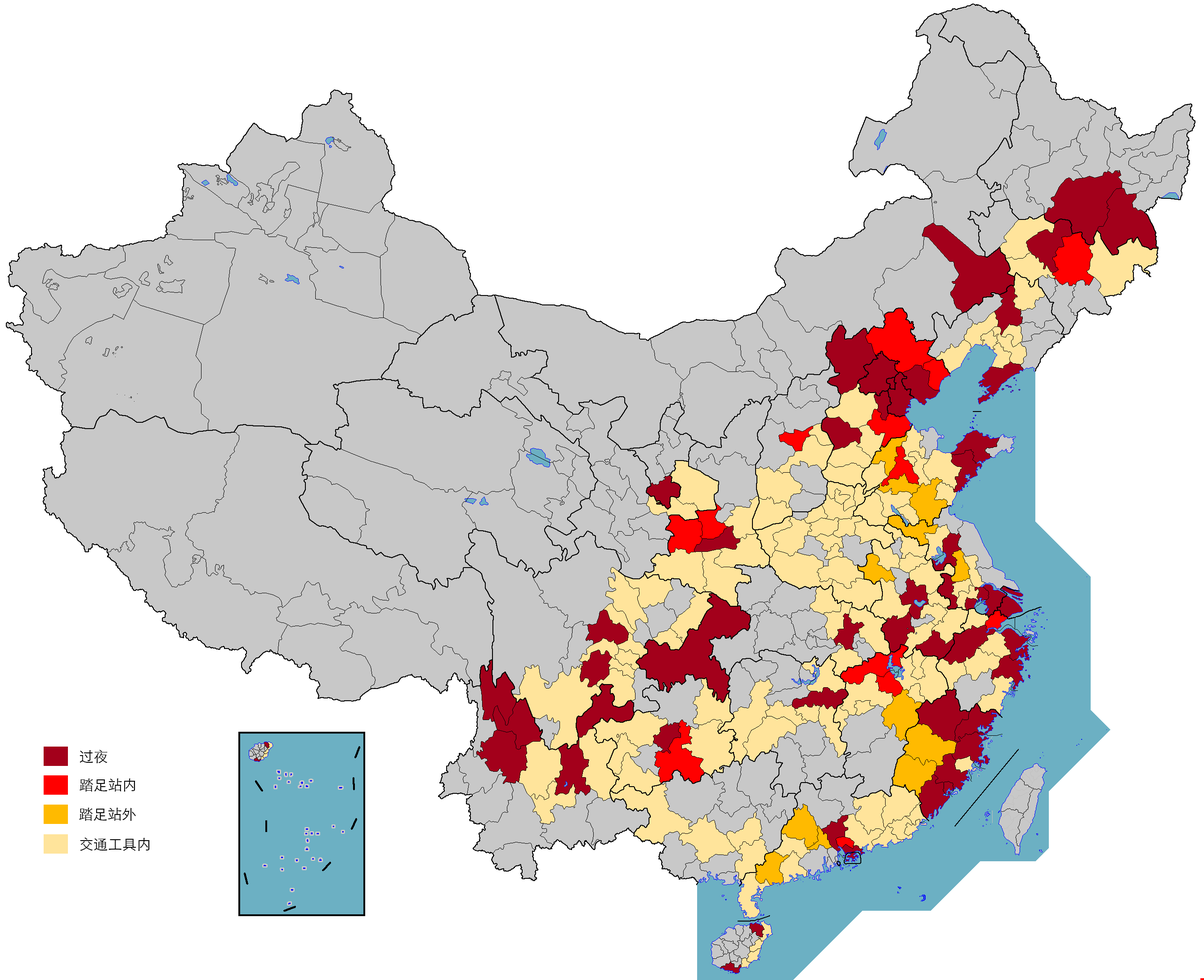
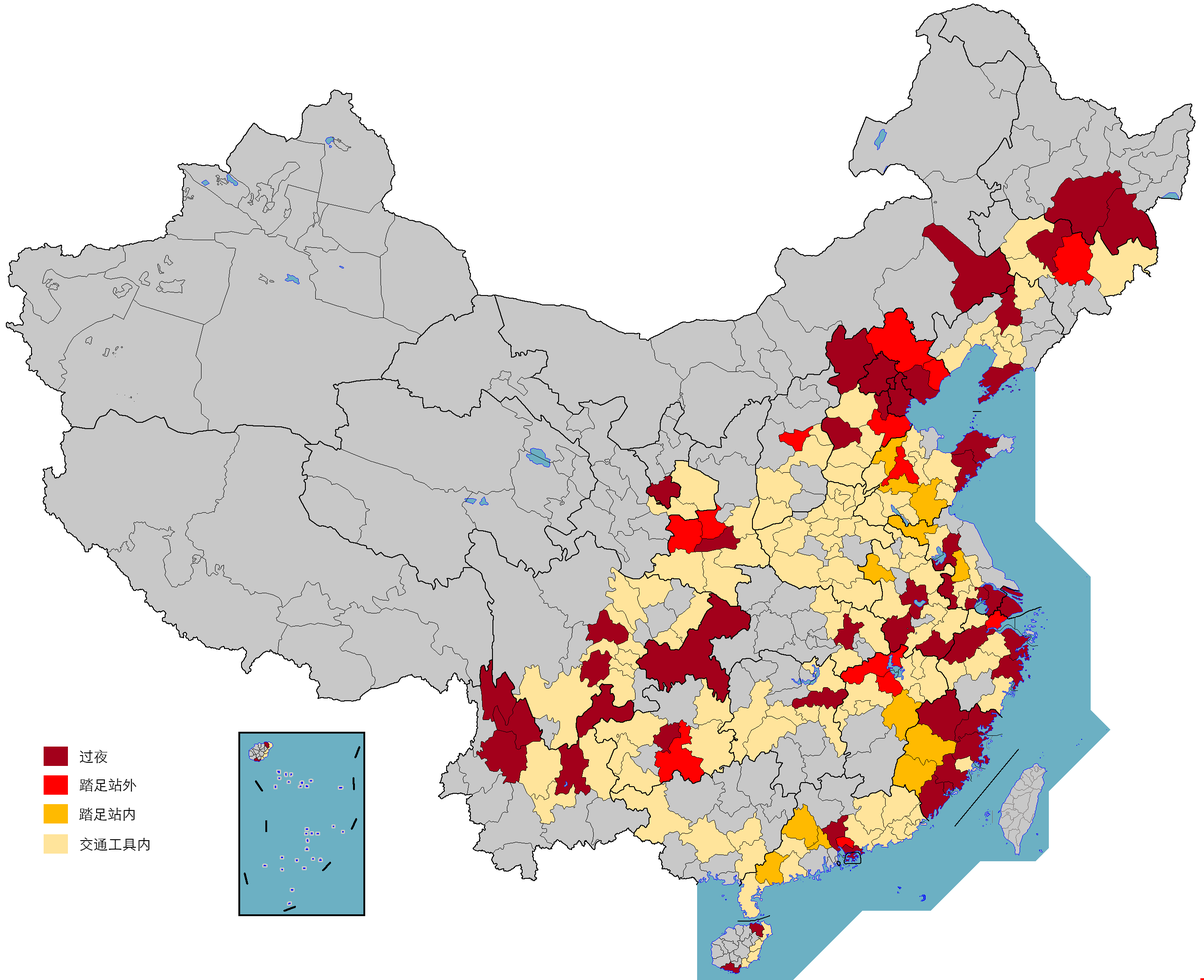
Layered file, before and after one edit (1204px x 980px). Changes by layer:
renamed "踏足站外" to "踏足站内", painted on it over [122, 807, 136, 821]
renamed "踏足站内" to "踏足站外", painted on it over [122, 778, 137, 792]
painted on "踏足站内" (2nd of 2) over [43, 804, 68, 824]
painted on "Background" over [953, 735, 1046, 847]
